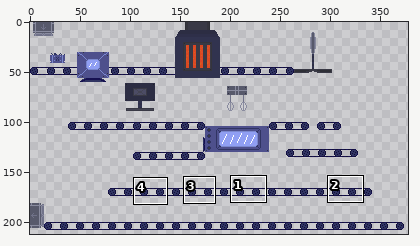
Two states of a sprite sheet, android/assets/Vordergrund.png. Above: a wide view before the commit, with the close-up outlined.
Close-up. Old version:
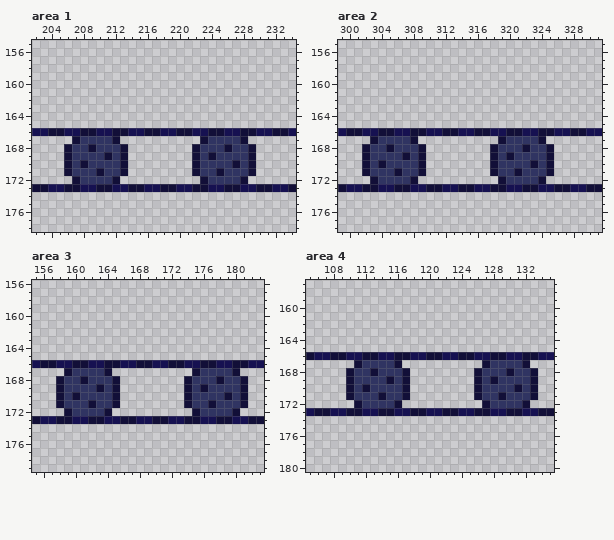
The file is 384x224 pixels. Colours within 5 levels of each other are drawn and written as one. Shown: area 1: x 202..234, y 155..178; area 2: x 299..331, y 155..178; area 3: x 155..183, y 156..179; area 4: x 105..135, y 157..180. The wide view leaves out empty margins. The commit also changed other parts of the picture, which this record leaves out.
New version:
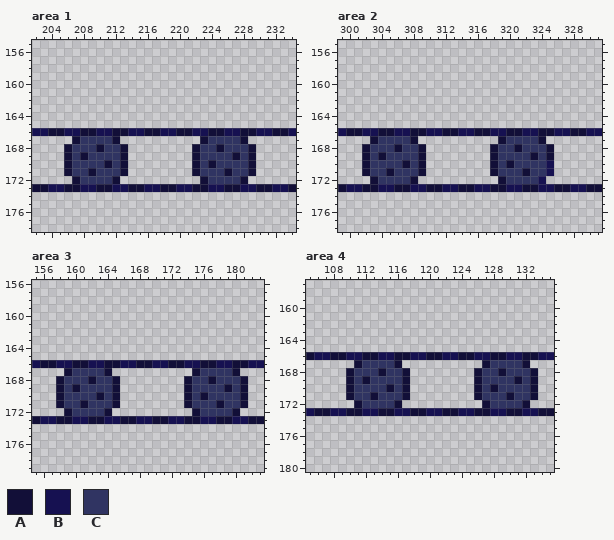
Palette (. is transparent): A #120f38  B #161151  C #303462
From old to new:
--- area 1
@@ x 202..234 @@
 167 .....ACCCCA..........ACCCCA......
-168 ....ACCACCCA........ACCCACCA.....
-169 ....ACCCCACA........ACACCCCA.....
-170 ....ACACCCCA........ACCCCACA.....
-171 ....ACCCACCA........ACCACCCA.....
+168 ....ACCCACCA........ACCACCCA.....
+169 ....ACACCCCA........ACCCCACA.....
+170 ....ACCCCACA........ACACCCCA.....
+171 ....ACCACCCA........ACCCACCA.....
 172 .....ACCCCA..........ACCCCA......
--- area 2
@@ x 299..331 @@
 167 ....ACCCCA..........ACCCCA.......
-168 ...ACCACCCA........ACCCACCA......
-169 ...ACCCCACA........ACACCCCA......
-170 ...ACACCCCA........ACCCCACA......
-171 ...ACCCACCA........ACCACCCA......
-172 ....ACCCCA..........ACCCCA.......
+168 ...ACCCACCA........ACCACCCA......
+169 ...ACACCCCA........ACCCCACA......
+170 ...ACCCCACA........ACACCCCB......
+171 ...ACCACCCA........ACCCACCB......
+172 ....ACCCCA..........ACCCCB.......
 173 ABBAABBAABBAABBAABBAABBAABBAABBAA
--- area 3
@@ x 155..183 @@
 167 ....ACCCCA..........ACCCCA...
-168 ...ACCACCCA........ACCCACCA..
-169 ...ACCCCACA........ACACCCCA..
-170 ...ACACCCCA........ACCCCACA..
-171 ...ACCCACCA........ACCACCCA..
+168 ...ACCCACCA........ACCACCCA..
+169 ...ACACCCCA........ACCCCACA..
+170 ...ACCCCACA........ACACCCCA..
+171 ...ACCACCCA........ACCCACCA..
 172 ....ACCCCA..........ACCCCA...
--- area 4
@@ x 105..135 @@
 167 ......ACCCCA..........ACCCCA...
-168 .....ACCACCCA........ACCCACCA..
-169 .....ACCCCACA........ACACCCCA..
-170 .....ACACCCCA........ACCCCACA..
-171 .....ACCCACCA........ACCACCCA..
+168 .....ACCCACCA........ACCACCCA..
+169 .....ACACCCCA........ACCCCACA..
+170 .....ACCCCACA........ACACCCCA..
+171 .....ACCACCCA........ACCCACCA..
 172 ......ACCCCA..........ACCCCA...
Boxes around the changes in both close-ups, in picture pixels (x1, y1, x2, y2):
changed: (80, 144, 112, 176)
changed: (208, 144, 240, 176)
changed: (378, 144, 410, 176)
changed: (506, 144, 554, 184)
changed: (72, 376, 104, 408)
changed: (200, 376, 232, 408)
changed: (362, 368, 394, 400)
changed: (490, 368, 522, 400)
